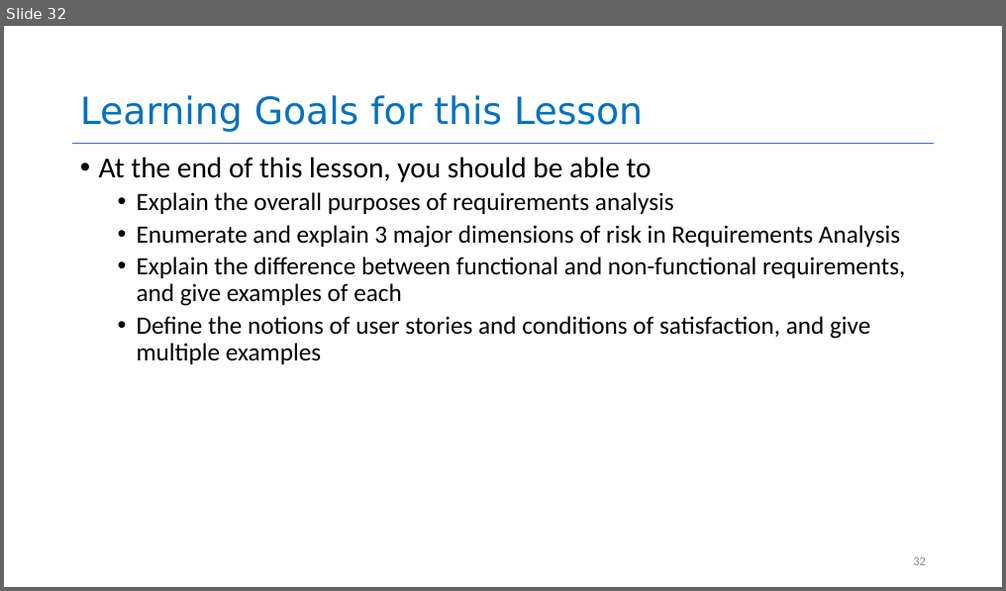
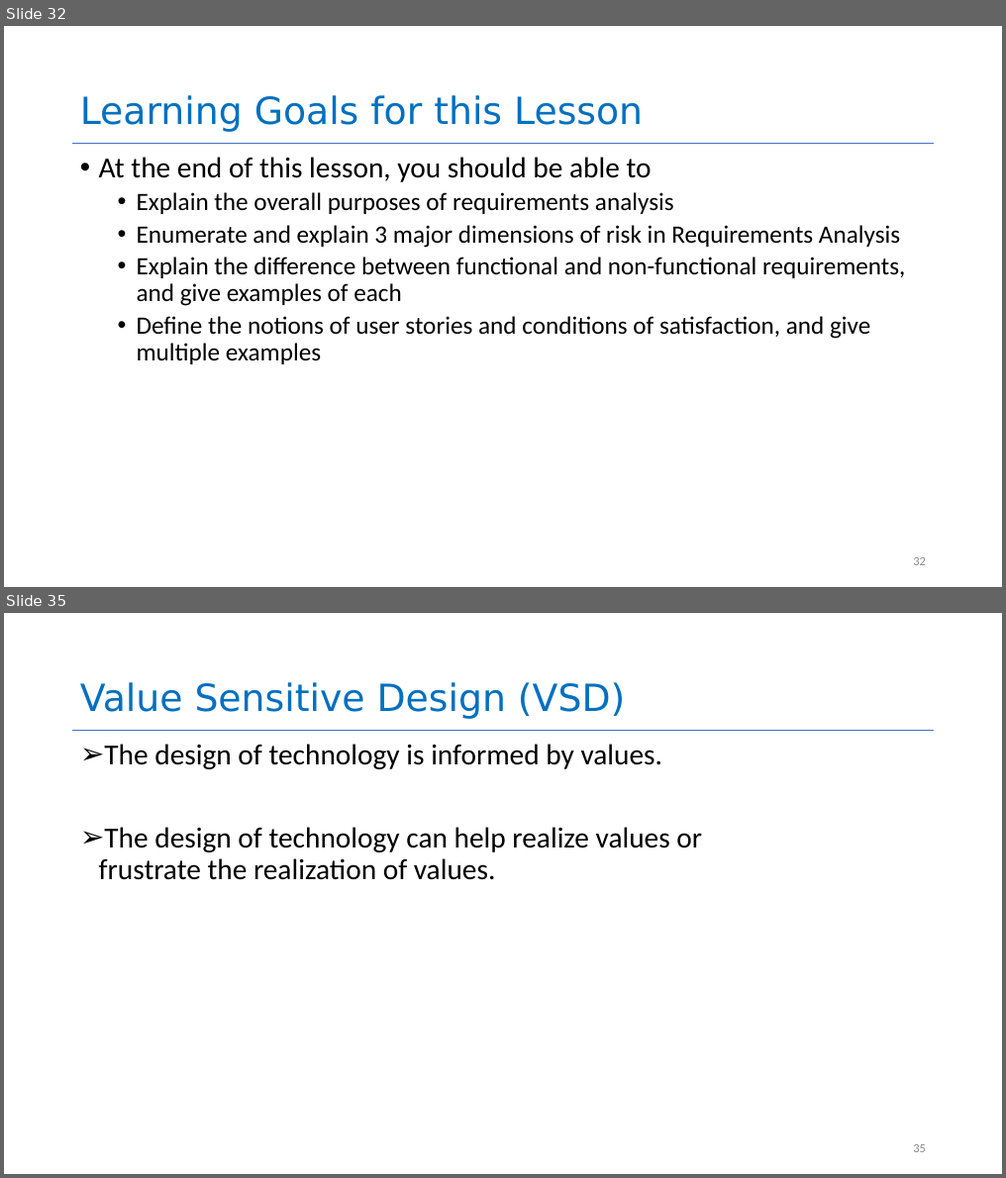
Before and after one commit to yashburshe/CS4530-Fall-2025, a slide deck: Slides/Module 01.2 Requirements Gathering.pptx. Shown one above the other, each under a label of ours: slide 32 before the commit, slides 32 and 35 after it; the slides between them are not shown. The pictures are 1006x591 and 1006x1178 pixels, drawn with LibreOffice and Linux fonts; fonts in the diff are those of the drawing. Boxes give left, top, right and bottom in pixels: in the first picture for what was removed or moved away, otherwise in the second. Text is boxed around its words. In the diff, an @@ line names an element or a change of style, - is before the commit and + after.

```diff
--- a/Slides/Module 01.2 Requirements Gathering.pptx
+++ b/Slides/Module 01.2 Requirements Gathering.pptx
@@ slide 35 added at [4,613,1002,1174], background #FFFFFF; not listed: 1 template element that a slide beside it also shows @@
@@ title added at [80,682,625,719], 36 pt, text #0070C0 @@
+Value Sensitive Design (VSD)
@@ text added at [99,744,702,880], 28 pt, text #000000 @@
+➢ The design of technology is informed by values.
+➢ The design of technology can help realize values or frustrate the realization of values.
@@ page number added at [913,1145,926,1153], 12 pt, text #8C8C8C @@
+35
```
Also in this commit, not shown: 10 other slides added, 1 other file.
